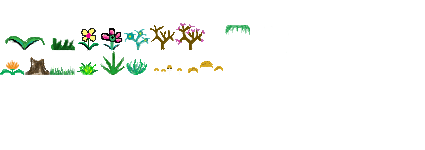
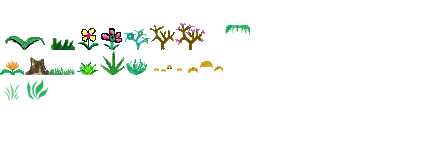
Before/after of a 425×150 layered artwork. What changed in the layer stack:
removed layer "vines0" over left=225, top=25, right=289, bottom=53
added layer "moss2" in group "row0" over left=225, top=25, right=250, bottom=35
added group "Row2" with 2 layers in group "Plants" over left=3, top=79, right=48, bottom=102
added layer "1" in group "Row2" over left=3, top=83, right=20, bottom=102
added layer "2" in group "Row2" over left=27, top=79, right=48, bottom=100
